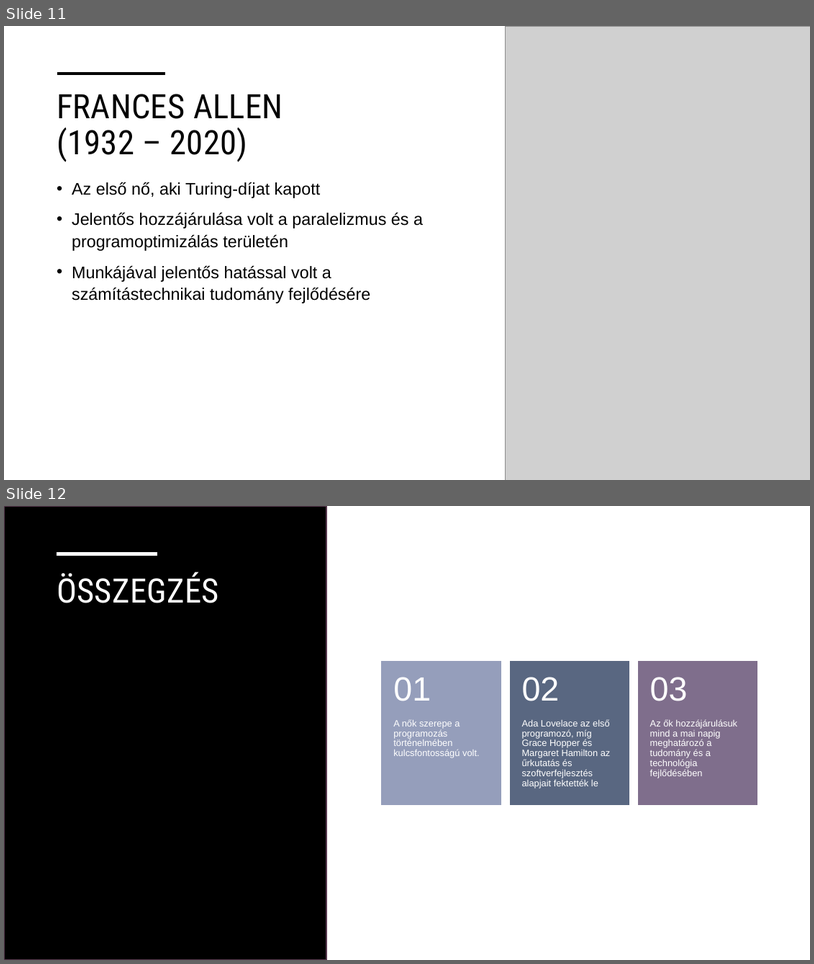
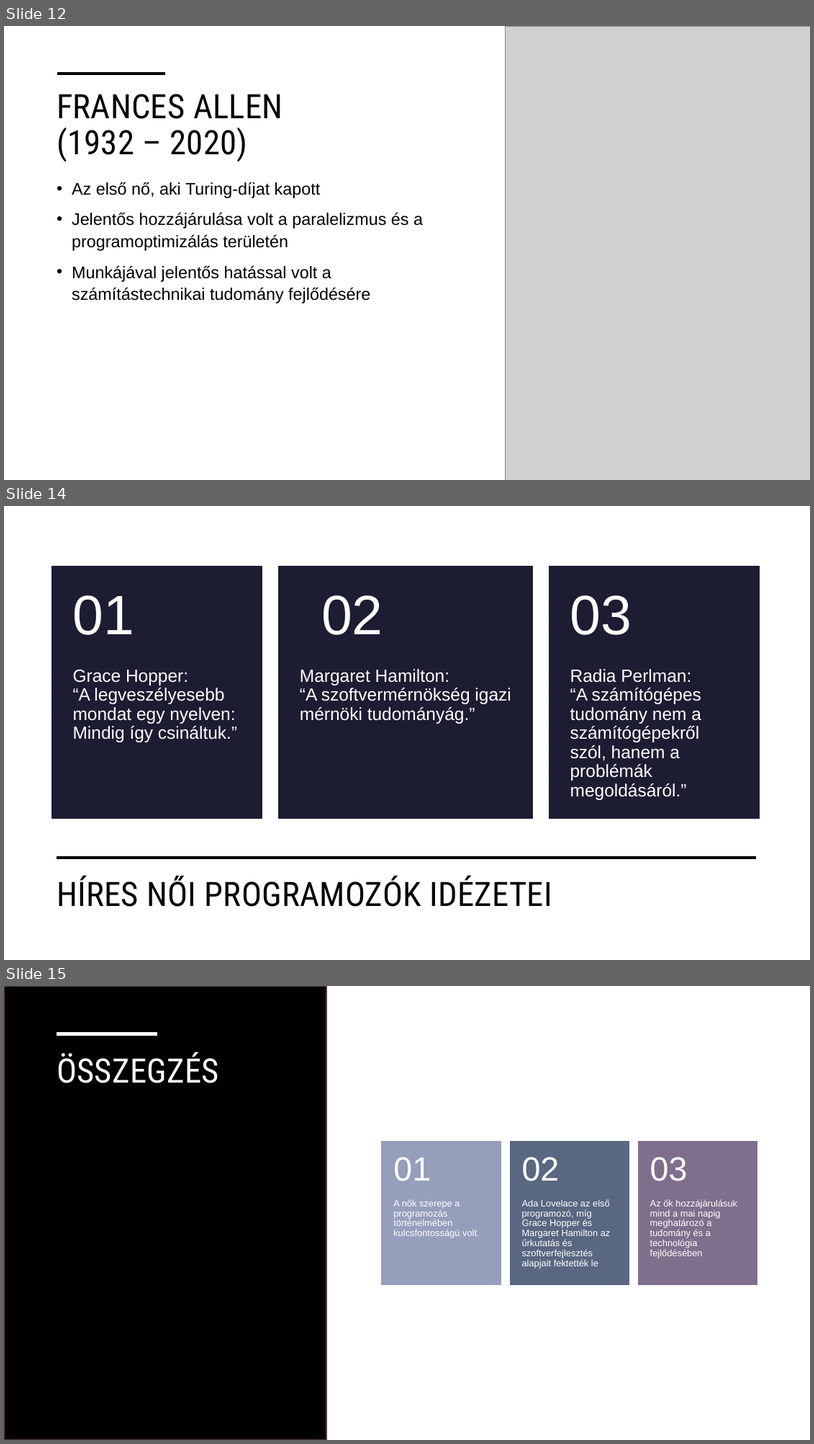
Before and after one commit to vereszsolt06/prog1, a slide deck: Nők a programozásban - Veres Zsolt.pptx. Shown one above the other, each under a label of ours: slides 11 and 12 before the commit, slides 12, 14 and 15 after it; the slides between them are not shown. The pictures are 814x964 and 814x1444 pixels, drawn with LibreOffice and Linux fonts; fonts in the diff are those of the drawing; grey boxes stand for pictures. Boxes give left, top, right and bottom in pixels: in the first picture for what was removed or moved away, otherwise in the second. Text is boxed around its words. In the diff, an @@ line names an element or a change of style, - is before the commit and + after.

```diff
--- a/Nők a programozásban - Veres Zsolt.pptx
+++ b/Nők a programozásban - Veres Zsolt.pptx
@@ slide 14 added at (x1=4, y1=506, x2=810, y2=960), background #FFFFFF @@
@@ group added at (x1=52, y1=566, x2=760, y2=818): 6 texts, 3 rectangles @@
+Grace Hopper:
+“A legveszélyesebb mondat egy nyelven: Mindig így csináltuk.”
+01
+Margaret Hamilton:
+“A szoftvermérnökség igazi mérnöki tudományág.”
+02
+Radia Perlman:
+“A számítógépes tudomány nem a számítógépekről szól, hanem a problémák megoldásáról.”
+03
@@ line added from (57, 857) to (756, 857), #000000 3.5 pt @@
@@ title added at (x1=57, y1=875, x2=553, y2=906), 40 pt, text #000000 @@
+HÍRES NŐI PROGRAMOZÓK IDÉZETEI
@@ what was slide 11 is now slide 12 @@
@@ what was slide 12 is now slide 15 @@
```
Also in this commit, not shown: 2 other slides added.
